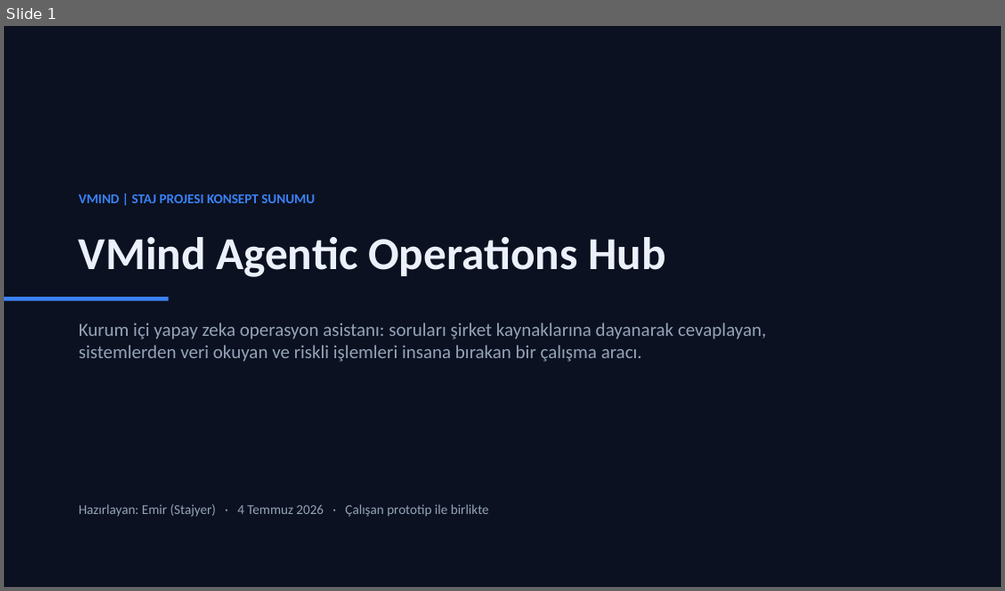
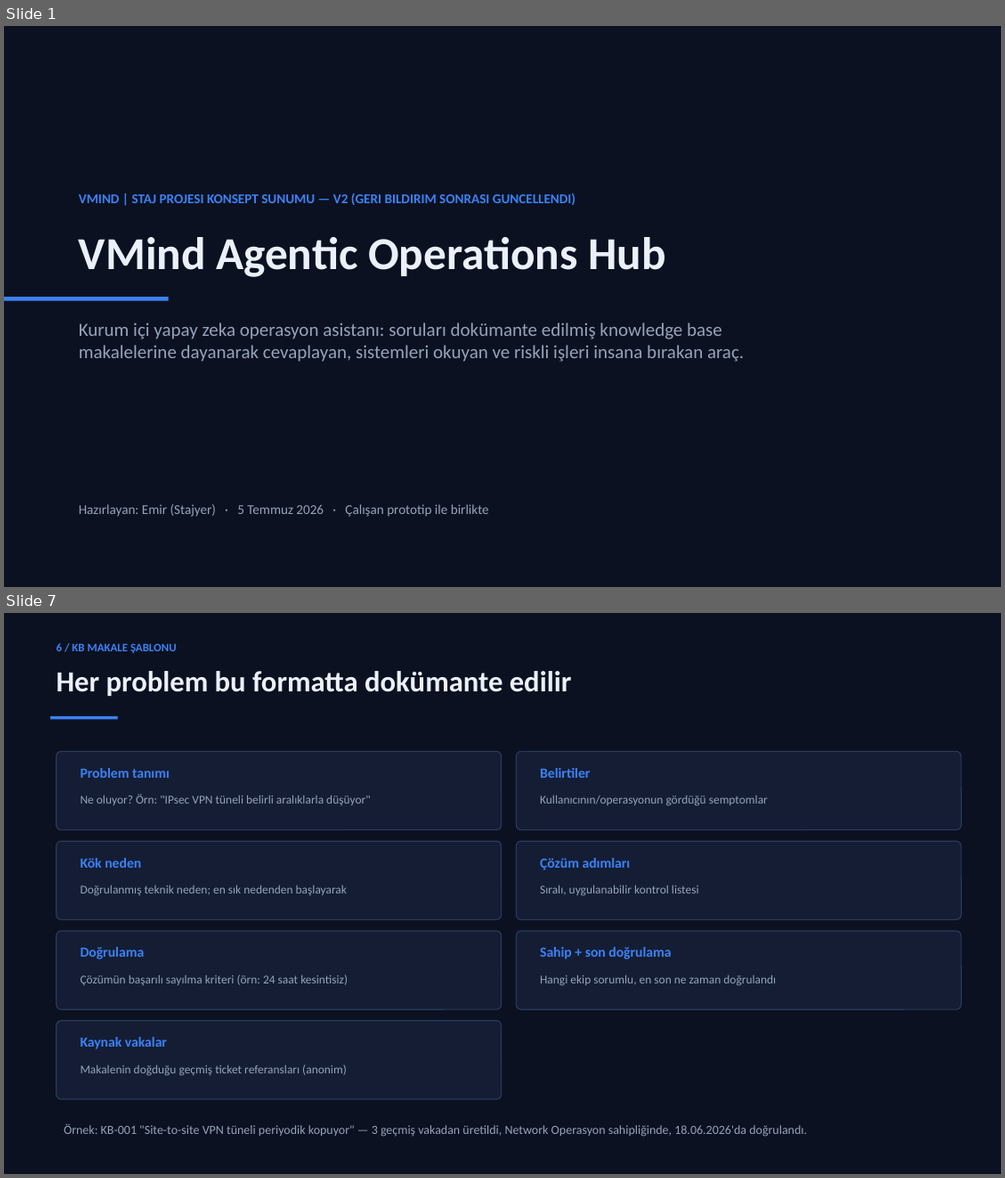
Before and after one commit to Emirdumn/vmind-orchestration, a slide deck: outputs/VMind-Agentic-Operations-Hub-Sunum.pptx. Shown one above the other, each under a label of ours: slide 1 before the commit, slides 1 and 7 after it; the slides between them are not shown. The pictures are 1005x591 and 1005x1178 pixels, drawn with LibreOffice and Linux fonts; fonts in the diff are those of the drawing. Boxes give left, top, right and bottom in pixels: in the first picture for what was removed or moved away, otherwise in the second. Text is boxed around its words. In the diff, an @@ line names an element or a change of style, - is before the commit and + after.

```diff
--- a/outputs/VMind-Agentic-Operations-Hub-Sunum.pptx
+++ b/outputs/VMind-Agentic-Operations-Hub-Sunum.pptx
@@ slide 7 added at [4, 613, 1001, 1174], background #FFFFFF @@
@@ rectangle added at [4, 613, 1001, 1174], fill #0B1120 @@
@@ text added at [57, 643, 177, 653], 11 pt, text #3B82F6, bold @@
+6 / KB MAKALE ŞABLONU
@@ text added at [57, 671, 572, 696], 28 pt, text #EBF0FA, bold @@
+Her problem bu formatta dokümante edilir
@@ rectangle added at [50, 716, 118, 719], fill #3B82F6 @@
@@ rounded rectangle added at [57, 751, 502, 830], fill #141D33, outline #2A3A5C 1 pt @@
@@ text added at [81, 768, 170, 778], 13.5 pt, text #3B82F6, bold @@
+Problem tanımı
@@ rounded rectangle added at [517, 751, 961, 830], fill #141D33, outline #2A3A5C 1 pt @@
@@ text added at [540, 768, 590, 778], 13.5 pt, text #3B82F6, bold @@
+Belirtiler
@@ text added at [81, 794, 370, 805], 11.5 pt, text #94A3B8 @@
+Ne oluyor? Örn: "IPsec VPN tüneli belirli aralıklarla düşüyor"
@@ text added at [540, 795, 768, 805], 11.5 pt, text #94A3B8 @@
+Kullanıcının/operasyonun gördüğü semptomlar
@@ rounded rectangle added at [57, 841, 502, 919], fill #141D33, outline #2A3A5C 1 pt @@
@@ rounded rectangle added at [517, 841, 961, 919], fill #141D33, outline #2A3A5C 1 pt @@
@@ text added at [81, 858, 141, 868], 13.5 pt, text #3B82F6, bold @@
+Kök neden
@@ text added at [540, 858, 631, 870], 13.5 pt, text #3B82F6, bold @@
+Çözüm adımları
@@ text added at [81, 884, 347, 895], 11.5 pt, text #94A3B8 @@
+Doğrulanmış teknik neden; en sık nedenden başlayarak
@@ text added at [540, 884, 699, 895], 11.5 pt, text #94A3B8 @@
+Sıralı, uygulanabilir kontrol listesi
@@ rounded rectangle added at [57, 931, 502, 1009], fill #141D33, outline #2A3A5C 1 pt @@
@@ rounded rectangle added at [517, 931, 961, 1009], fill #141D33, outline #2A3A5C 1 pt @@
@@ text added at [81, 947, 145, 959], 13.5 pt, text #3B82F6, bold @@
+Doğrulama
@@ text added at [540, 947, 671, 959], 13.5 pt, text #3B82F6, bold @@
+Sahip + son doğrulama
@@ text added at [81, 974, 348, 985], 11.5 pt, text #94A3B8 @@
+Çözümün başarılı sayılma kriteri (örn: 24 saat kesintisiz)
@@ text added at [540, 974, 776, 985], 11.5 pt, text #94A3B8 @@
+Hangi ekip sorumlu, en son ne zaman doğrulandı
@@ rounded rectangle added at [57, 1021, 502, 1099], fill #141D33, outline #2A3A5C 1 pt @@
@@ text added at [81, 1037, 167, 1049], 13.5 pt, text #3B82F6, bold @@
+Kaynak vakalar
@@ text added at [81, 1064, 347, 1075], 11.5 pt, text #94A3B8 @@
+Makalenin doğduğu geçmiş ticket referansları (anonim)
@@ text added at [64, 1124, 807, 1136], 12 pt, text #94A3B8 @@
+Örnek: KB-001 "Site-to-site VPN tüneli periyodik kopuyor" — 3 geçmiş vakadan üretildi, Network Operasyon sahipliğinde, 18.06.2026'da doğrulandı.
@@ slide 1 changed as well @@
@@ text at [79, 193, 575, 205]: text changed @@
-VMIND | STAJ PROJESI KONSEPT SUNUMU
+VMIND | STAJ PROJESI KONSEPT SUNUMU — V2 (GERI BILDIRIM SONRASI GUNCELLENDI)
@@ text at [79, 322, 744, 362]: text changed @@
-Kurum içi yapay zeka operasyon asistanı: soruları şirket kaynaklarına dayanarak cevaplayan,
-sistemlerden veri okuyan ve riskli işlemleri insana bırakan bir çalışma aracı.
+Kurum içi yapay zeka operasyon asistanı: soruları dokümante edilmiş knowledge base
+makalelerine dayanarak cevaplayan, sistemleri okuyan ve riskli işleri insana bırakan araç.
@@ text at [79, 504, 489, 516]: text changed @@
-Hazırlayan: Emir (Stajyer) · 4 Temmuz 2026 · Çalışan prototip ile birlikte
+Hazırlayan: Emir (Stajyer) · 5 Temmuz 2026 · Çalışan prototip ile birlikte
```
Also in this commit, not shown: 10 other slides changed, 1 other slide added, 1 slide removed, 30 other files.
